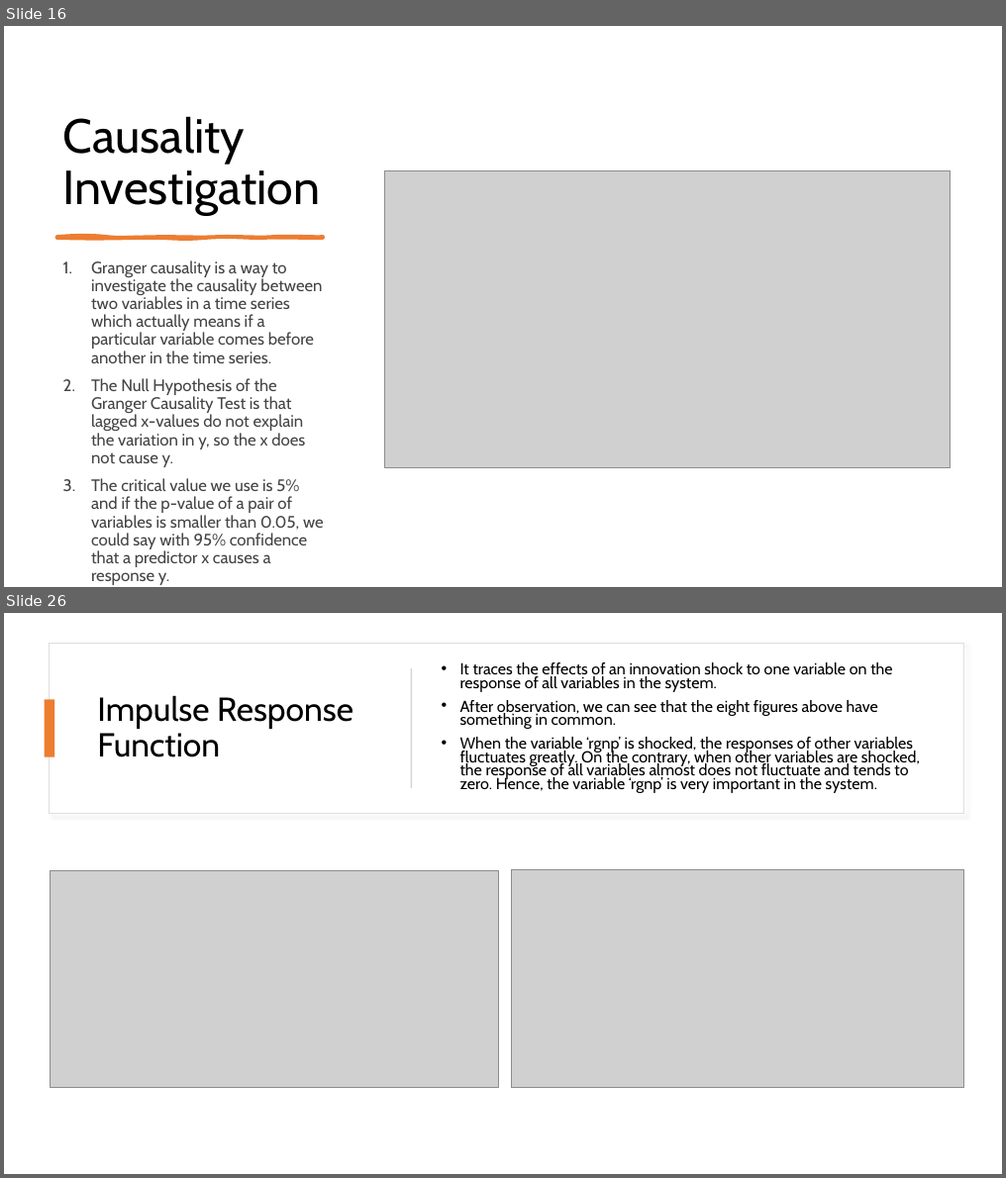
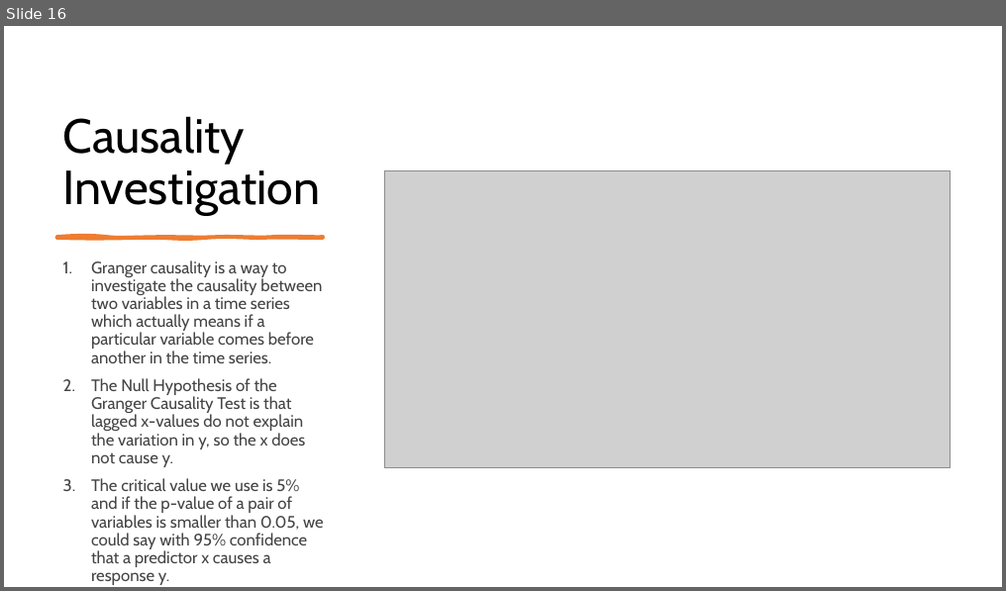
Before and after one commit to raidharmender/MultiVarTSPred, a slide deck: Multivar TS analysis and prediction.pptx. Shown one above the other, each under a label of ours: slides 16 and 26 before the commit, slide 16 after it; the slides between them are not shown. The pictures are 1006x1178 and 1006x591 pixels, drawn with LibreOffice and Linux fonts; fonts in the diff are those of the drawing; grey boxes stand for pictures. Boxes give left, top, right and bottom in pixels: in the first picture for what was removed or moved away, otherwise in the second. Text is boxed around its words. In the diff, an @@ line names an element or a change of style, - is before the commit and + after.

```diff
--- a/Multivar TS analysis and prediction.pptx
+++ b/Multivar TS analysis and prediction.pptx
@@ slide 26 removed at (x1=4, y1=613, x2=1002, y2=1174), background #FFFFFF @@
@@ rectangle removed at (x1=50, y1=643, x2=963, y2=814) @@
@@ rectangle removed at (x1=411, y1=668, x2=412, y2=788) @@
@@ text removed at (x1=460, y1=663, x2=920, y2=793) @@
-• It traces the effects of an innovation shock to one variable on the response of all variables in the system.
-• After observation, we can see that the eight figures above have something in common.
-• When the variable ‘rgnp’ is shocked, the responses of other variables fluctuates greatly. On the contrary, when other variables are shocked, the response of all variables almost does not fluctuate and tends to zero. Hence, the variable ‘rgnp’ is very important in the system.
@@ rectangle removed at (x1=45, y1=700, x2=54, y2=758) @@
@@ title removed at (x1=97, y1=695, x2=353, y2=758) @@
-Impulse Response Function
@@ picture removed at (x1=50, y1=870, x2=498, y2=1087) @@
@@ picture removed at (x1=512, y1=869, x2=963, y2=1087) @@
```
Also in this commit, not shown: 5 slides changed, 3 slides added, 9 other slides removed.
